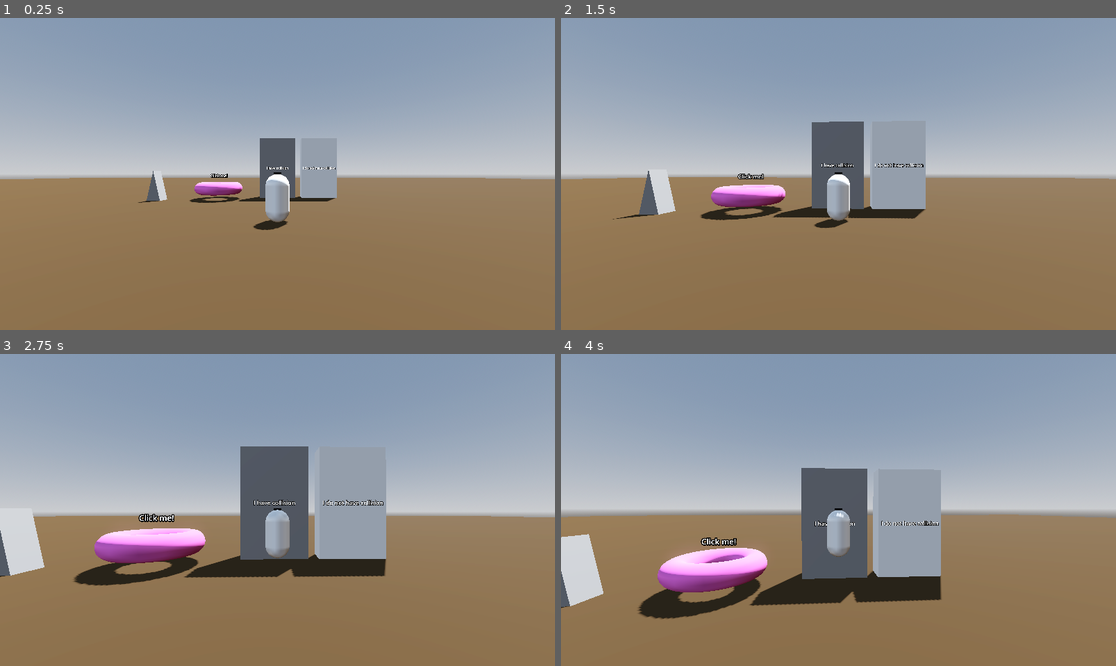
Above: before the commit, frames 1-4 (two rows, left to right).
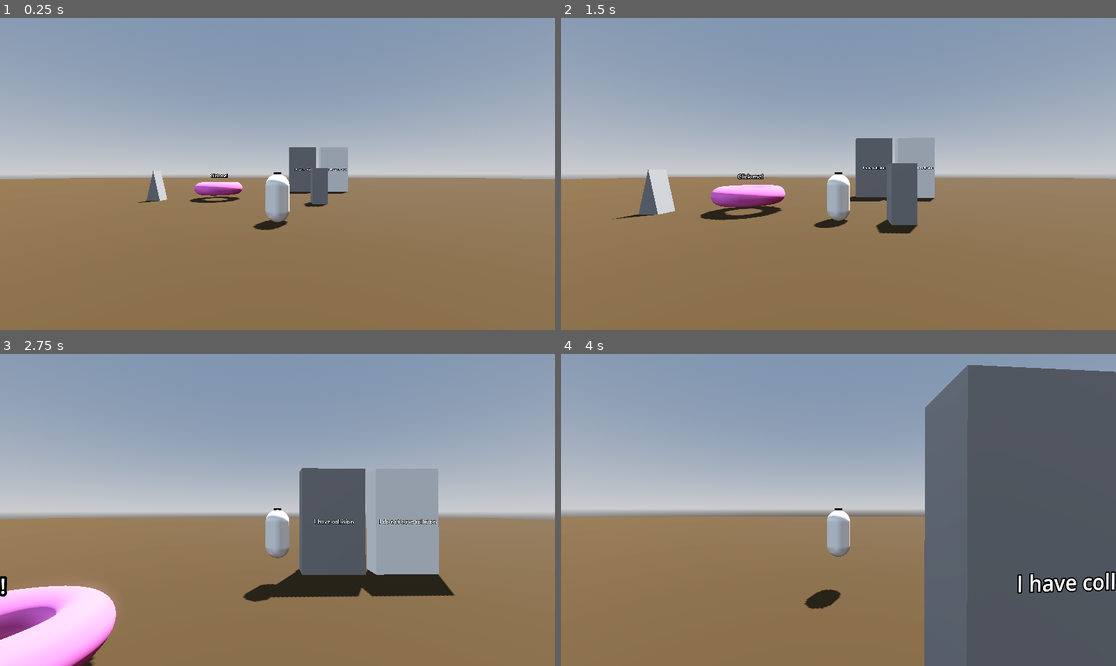
Above: after the commit, the same moments.

Repository: Gjosti/dev-sandbox
Game: Godot game, scene res://Levels/sandbox_level.tscn
Two runs of this game, one before a commit and one after it. Both use one fixed random seed, a clock stepped at 60 frames per second and the inputs below.
Inputs (mouse positions are in pixels of both pictures, inside the frame that each line leads up to):
- Up to frame 1 (0.25 s): no input
- Up to frame 2 (1.5 s): tap Enter at 0.5 s; move the mouse to (866, 174) at 0.52 s; hold Space (jump) 0.53-1.28 s; hold W (move_forward) from 0.53 s (still down); click (866, 174) at 0.67 s; move the mouse to (810, 174) at 1.27 s; tap Mouse wheel down (scroll_backward) at 1.35 s
- Up to frame 3 (2.75 s): keep holding W (move_forward); tap Space (jump) at 1.52, 1.55, 1.82, 2.3 s; move the mouse to (288, 503) at 2.02 s; hold Mouse wheel up (scroll_forward) from 2.03 s (still down)
- Up to frame 4 (4 s): keep holding W (move_forward); move the mouse to (832, 516) at 2.77 s; release Mouse wheel up (scroll_forward) at 2.78 s; tap Space (jump) at 2.85, 3.02, 3.32, 3.77, 3.8 s; click (832, 516) at 2.92 s; move the mouse to (877, 513) at 3.52 s; hold Mouse wheel down (scroll_backward) from 3.53 s (still down)

The runs differ from the first frame. In frame 1, 2.2% of the frame differs, in the area x 42-63%, y 38-61%; in frame 2, 5.1%; in frame 3, 23%; in frame 4, 46%, in the area x 0-100%, y 3-100%.

Commit message:
"Coyote time added"

Diff:
--- a/Levels/sandbox_level.tscn
+++ b/Levels/sandbox_level.tscn
@@ -69,6 +69,7 @@
 [node name="Player" parent="." instance=ExtResource("1_e63bh")]
 
 [node name="CollisionWalls" type="Node3D" parent="."]
+transform = Transform3D(1, 0, 0, 0, 1, 0, 0, 0, 1, 2.8392062, 0, -5.5322585)
 
 [node name="CSGBox3D" type="CSGBox3D" parent="CollisionWalls"]
 transform = Transform3D(1, 0, 0, 0, 1, 0, 0, 0, 1, 0, 2.5, -9.145692)
@@ -89,6 +90,11 @@
 transform = Transform3D(1, 0, 0, 0, 1, 0, 0, 0, 1, 0, 0, 0.5279131)
 text = "I do not have collision"
 font_size = 52
+
+[node name="CSGBox3D3" type="CSGBox3D" parent="CollisionWalls"]
+transform = Transform3D(1, 0, 0, 0, 1, 0, 0, 0, 1, 0, 1.2074997, 0)
+use_collision = true
+size = Vector3(1, 2.415, 1)
 
 [node name="OutlinePlayground" type="Node3D" parent="."]
 
--- a/Player/player.gd
+++ b/Player/player.gd
@@ -21,6 +21,8 @@
 var _look := Vector2.ZERO
 var jumps_left: int = extra_jumps
 var previous_velocity: Vector3
+var coyote_time: float = 0.1
+var coyote_timer: float = 0.0
 
 # Node References
 @onready var horizontal_pivot: Node3D = $HorizontalPivot
@@ -46,6 +48,11 @@
 	handle_air_control()
 	move_and_slide()
 	previous_velocity = velocity
+	 # Coyote time logic
+	if is_on_floor():
+		coyote_timer = coyote_time
+	else:
+		coyote_timer = max(0.0, coyote_timer - delta)
 
 # Gravity
 func apply_gravity(delta: float) -> void:
@@ -79,6 +86,7 @@
 	if not is_on_floor():
 		velocity.x = lerp(previous_velocity.x, velocity.x, 0.1)
 		velocity.z = lerp(previous_velocity.z, velocity.z, 0.1)
+		velocity.y = lerp(previous_velocity.y, velocity.y, 0.9)
 
 # Input Handling
 func _unhandled_input(event: InputEvent) -> void:
@@ -99,7 +107,10 @@
 		velocity.y *= 0.4
 
 func jump() -> void:
-	if jumps_left > 0:
+	if is_on_floor() or coyote_timer > 0.0:
+		velocity.y = jump_velocity
+		coyote_timer = 0.0
+	elif jumps_left > 0:
 		jumps_left -= 1
 		velocity.y = jump_velocity
 
